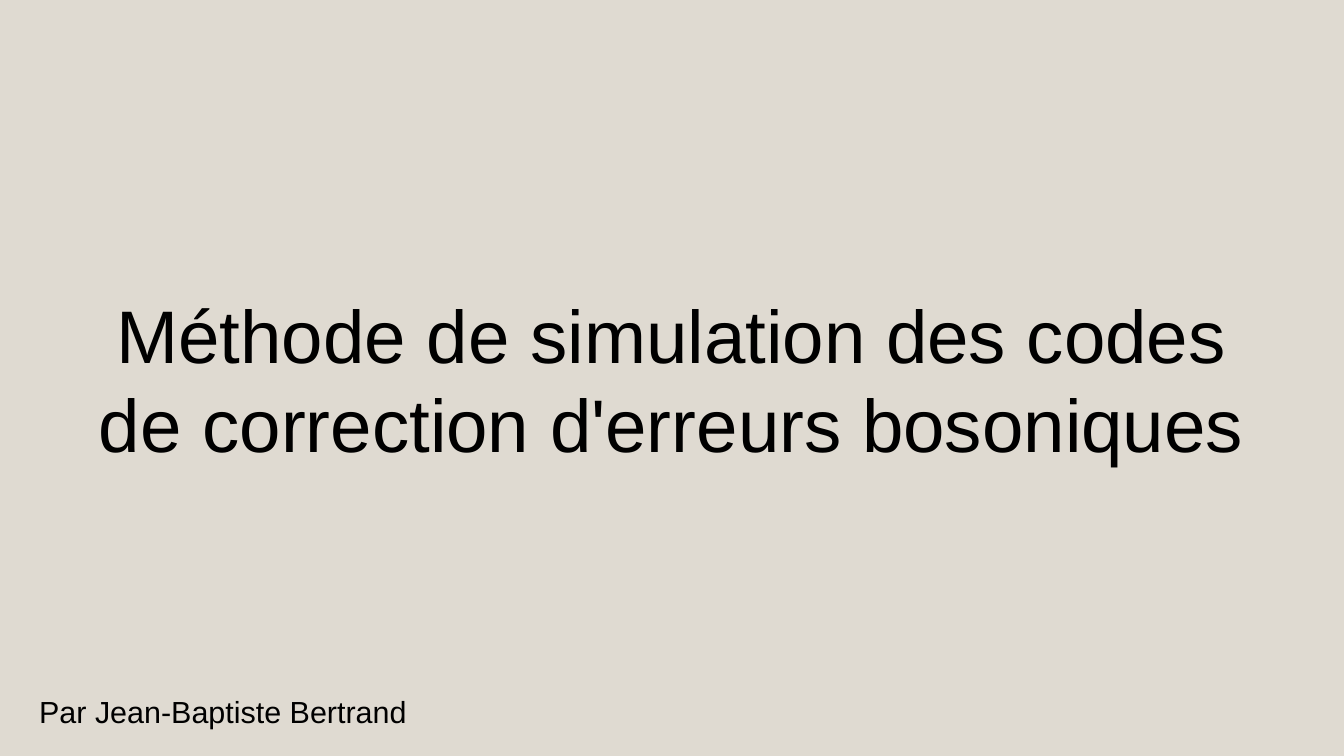
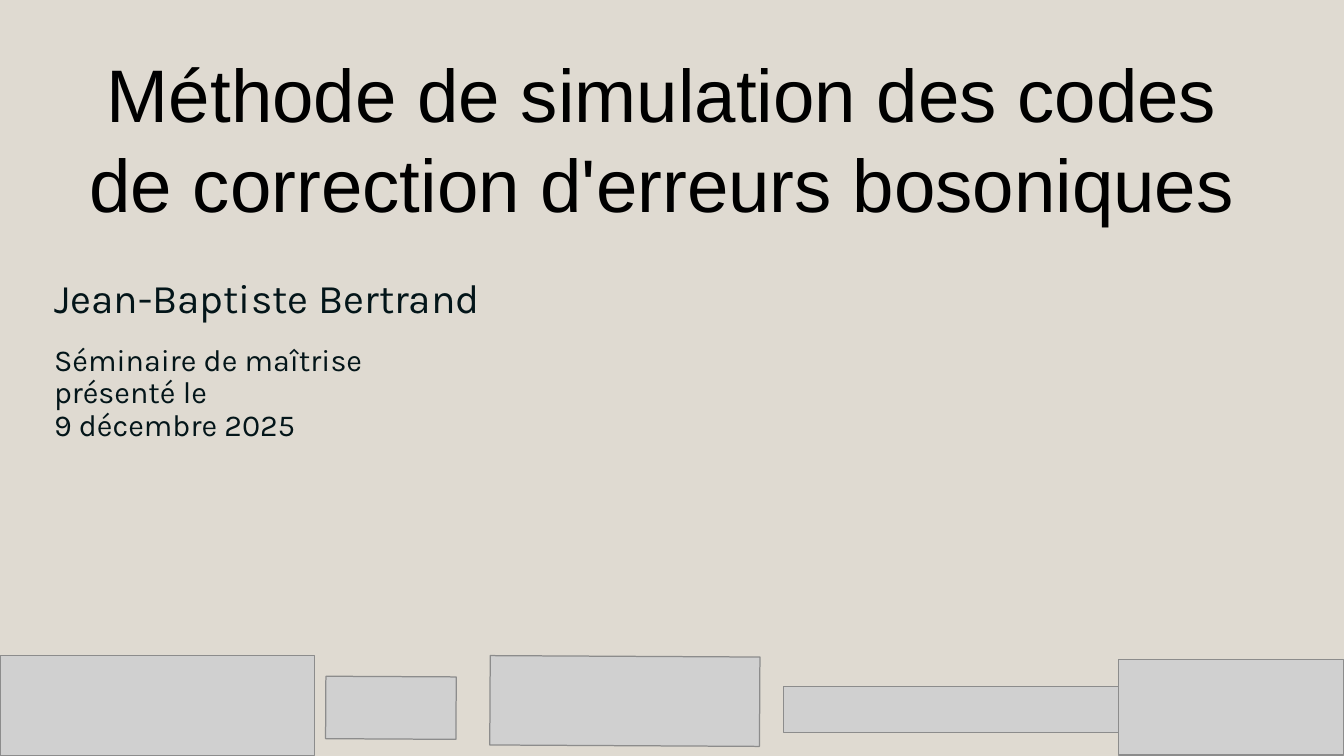
Before and after one commit to AmdaU/presentations, a slide deck: slide 1 of Seminaire/Seminaire.odp. Drawn at 1344x756 pixels with LibreOffice and Linux fonts; fonts in the diff are those of the drawing; grey boxes stand for pictures. Boxes give left, top, right and bottom in pixels: in the first picture for what was removed or moved away, otherwise in the second. Text is boxed around its words. In the diff, an @@ line names an element or a change of style, - is before the commit and + after.

```diff
--- a/Seminaire/Seminaire.odp
+++ b/Seminaire/Seminaire.odp
@@ title "Méthode de simulation des codes ...": place and size @@
-title "Méthode de simulation des codes ..." at [99, 308, 1243, 466]
+title "Méthode de simulation des codes ..." at [89, 67, 1234, 226]
@@ text at [54, 285, 480, 323]: text changed; size 18 to 24.1 pt; font Arial to Karla; text colour #000000 to #031519 @@
-Par Jean-Baptiste Bertrand
+Jean-Baptiste Bertrand
@@ text added at [54, 348, 362, 437], 18 pt, text #031519 @@
+Séminaire de maîtrise présenté le
+9 décembre 2025
@@ group added at [0, 655, 1344, 756]: 5 pictures @@
```
Also in this commit, not shown: 3 other slides changed, 2 slides added, 1 slide removed, 40 other files.
